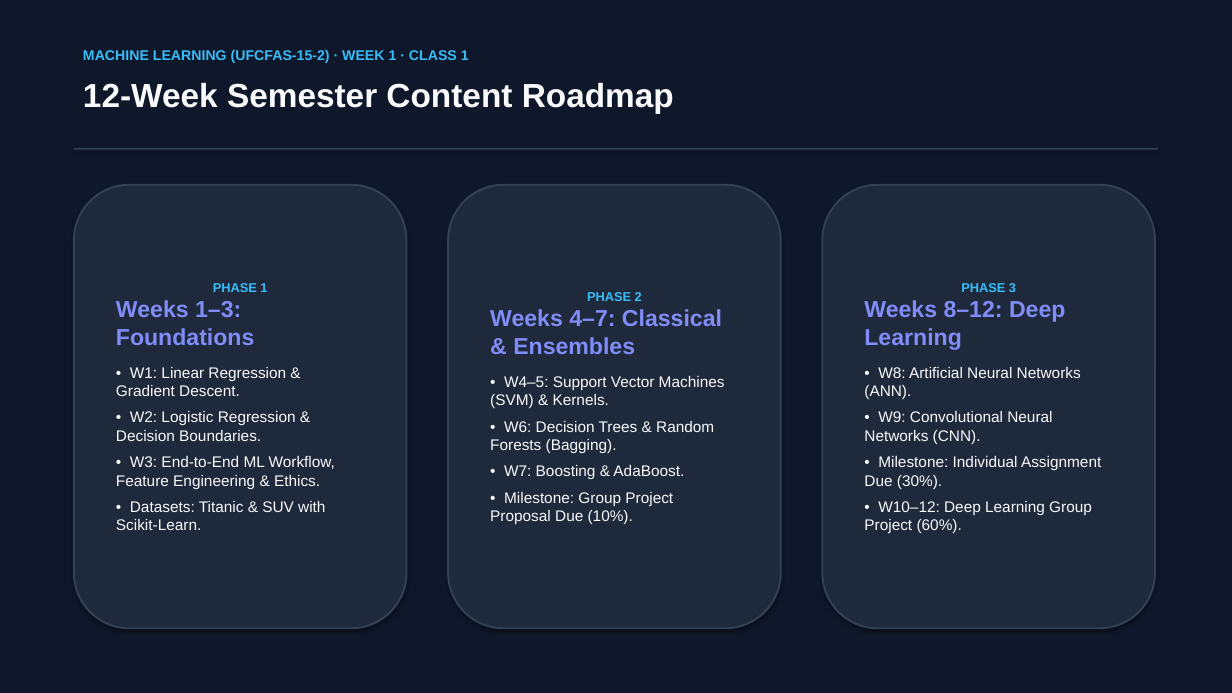
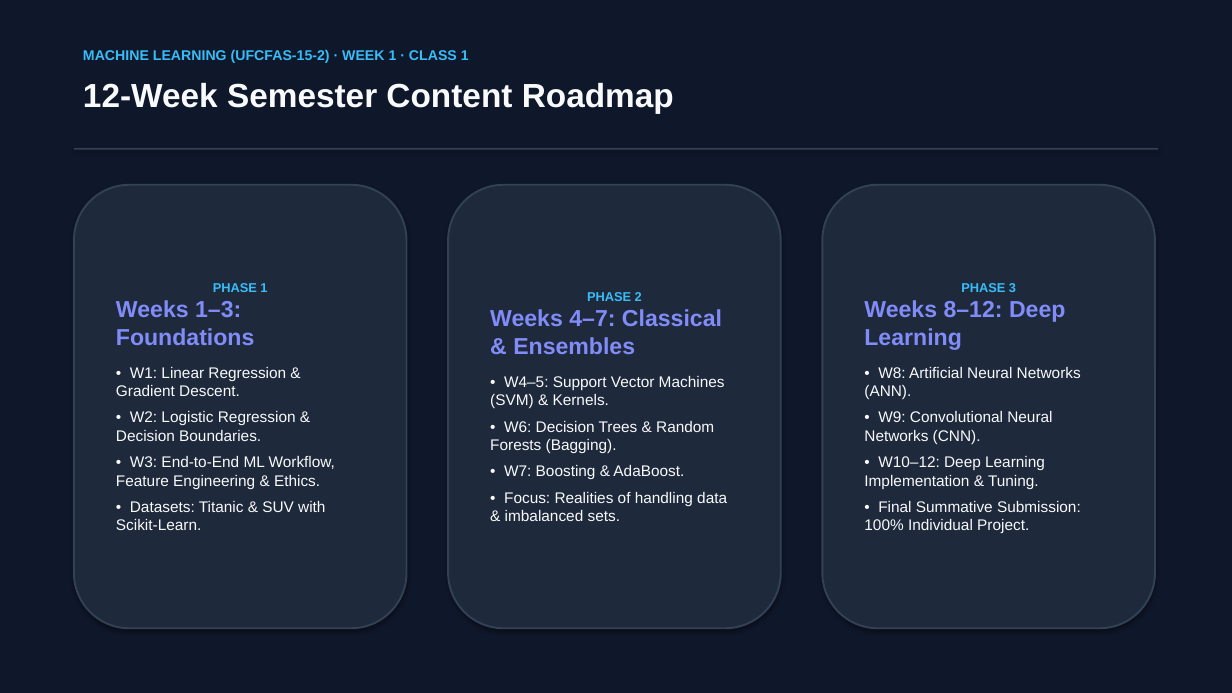
Before and after one commit to Sudan23/ml, a slide deck: slide 8 of neo_ML/slides/week1/Week_1_Class_1_Course_Introduction_and_Overview.pptx. Drawn at 1232x693 pixels with LibreOffice and Linux fonts; fonts in the diff are those of the drawing. Boxes give left, top, right and bottom in pixels: in the first picture for what was removed or moved away, otherwise in the second. Text is boxed around its words. In the diff, an @@ line names an element or a change of style, - is before the commit and + after.

Commit message:
fix(spec): align with approved UWE module spec (Level 5, 100% individual project, software + 6-page report)

```diff
--- a/neo_ML/slides/week1/Week_1_Class_1_Course_Introduction_and_Overview.pptx
+++ b/neo_ML/slides/week1/Week_1_Class_1_Course_Introduction_and_Overview.pptx
@@ text in rounded rectangle at bbox=[864, 456, 1081, 533]: text changed @@
-• Milestone: Individual Assignment Due (30%).
-• W10–12: Deep Learning Group Project (60%).
+• W10–12: Deep Learning Implementation & Tuning.
+• Final Summative Submission: 100% Individual Project.
@@ text in rounded rectangle at bbox=[504, 492, 727, 521]: text changed @@
-• Milestone: Group Project Proposal Due (10%).
+• Focus: Realities of handling data & imbalanced sets.
```
Also in this commit, not shown: 9 other slides changed, 6 other files.
